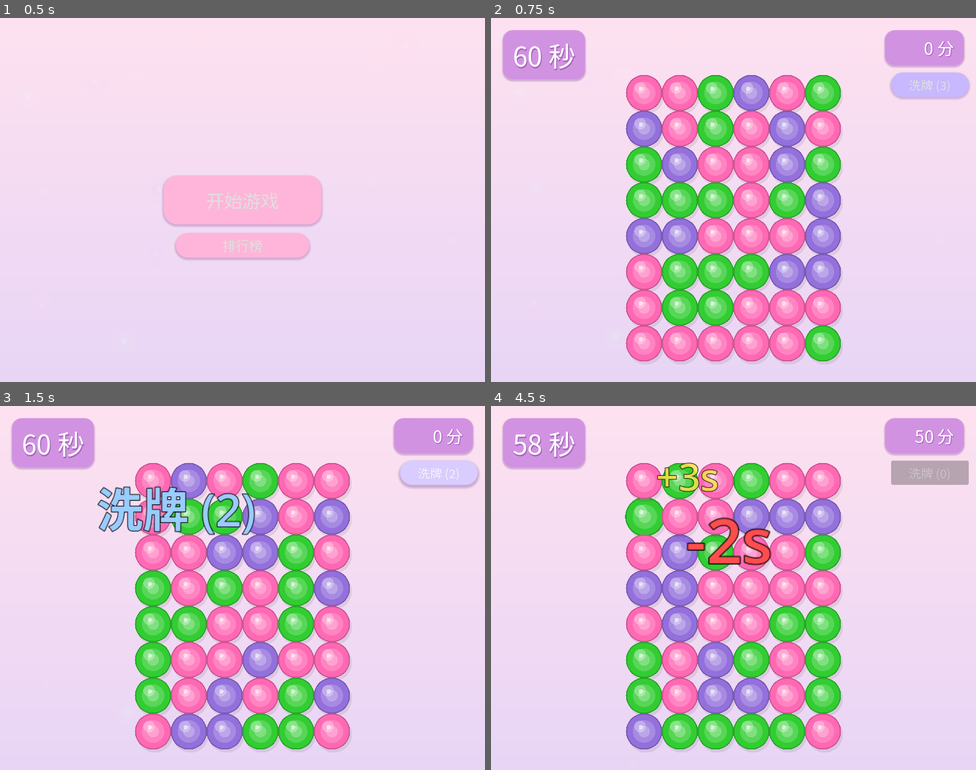
Above: before the commit, frames 1-4 (two rows, left to right).
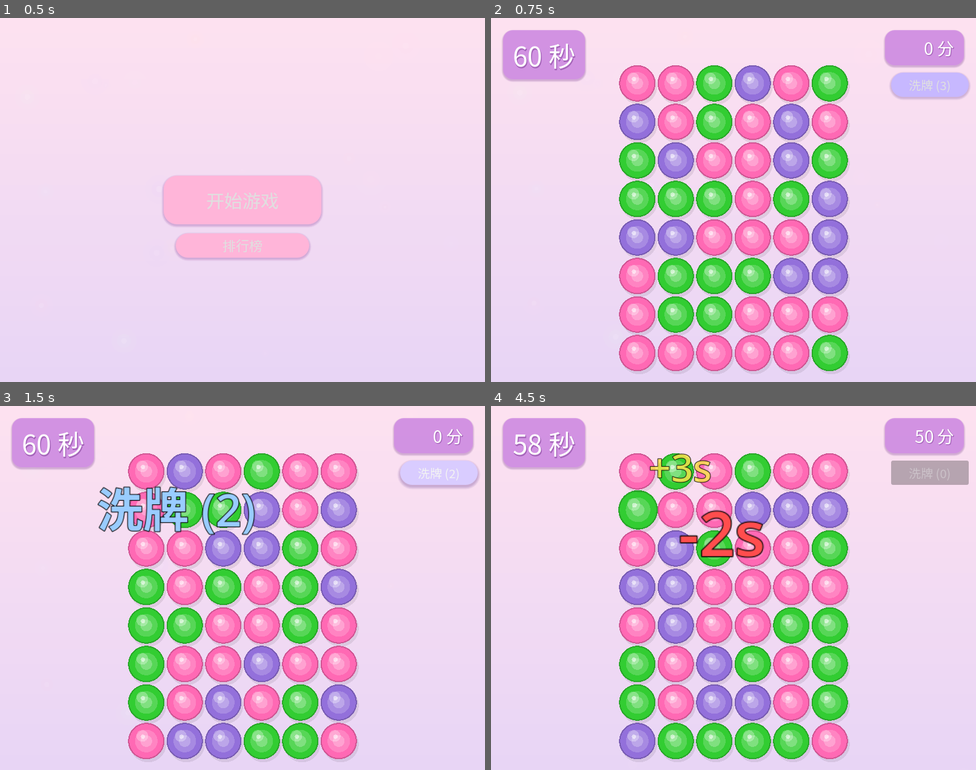
Above: after the commit, the same moments.

Repository: a812358816/bubble-match
Game: Godot game, scene res://main.tscn
Two runs of this game, one before a commit and one after it. Both use one fixed random seed, a clock stepped at 60 frames per second and the inputs below.
Inputs (mouse positions are in pixels of both pictures, inside the frame that each line leads up to):
- Up to frame 1 (0.5 s): no input
- Up to frame 2 (0.75 s): click "开始游戏" at 0.5 s
- Up to frame 3 (1.5 s): click "洗牌 (3)" at 1.25 s
- Up to frame 4 (4.5 s): click "洗牌 (2)" at 2 s; click "洗牌 (1)" at 2.75 s; move the mouse to (646, 482) at 3.52 s; click (646, 482) at 3.67 s; move the mouse to (646, 515) at 4.27 s; click (646, 515) at 4.42 s

Frame 1 is identical in both runs. In frame 2, 26% of the frame differs, in the area x 26-74%, y 13-97%; in frame 3, 25%; in frame 4, 27%.

Commit message:
修复：清理计时器/分数标签文字 + 球体增大 22%
- 时间标签 时间: → 90 秒（去掉无意义冒号）
- 分数标签 分数: → 0 分（统一格式）
- spacing 0.72→0.62（球更大更密）
- max_bubble 160→180
- 边距缩减 24→16，可用高度 +20px

Diff:
--- a/src/gameplay/bubble_match.gd
+++ b/src/gameplay/bubble_match.gd
@@ -9,13 +9,13 @@
 
 @export var grid_cols: int = 6
 @export var grid_rows: int = 8
-@export var max_bubble_size: float = 160.0
+@export var max_bubble_size: float = 180.0
 @export var min_bubble_size: float = 50.0
 @export var min_match: int = 3
-@export var offset_x: float = 24.0
-@export var offset_y: float = 24.0
+@export var offset_x: float = 16.0
+@export var offset_y: float = 16.0
 @export var round_seconds: float = 60.0
-@export var spacing_factor: float = 0.72
+@export var spacing_factor: float = 0.62
 
 var _actual_bubble_size: float = 80.0
 
@@ -50,7 +50,7 @@
 func _recalculate_bubble_size() -> void:
 	var screen := get_viewport().get_visible_rect().size
 	var usable_w = screen.x - offset_x * 2
-	var usable_h = screen.y - offset_y * 2 - 80.0
+	var usable_h = screen.y - offset_y * 2 - 60.0
 	var cell_w = usable_w / grid_cols
 	var cell_h = usable_h / grid_rows
 	# spacing_factor < 1 means bubbles overlap, so we can make them bigger
--- a/src/ui/game_ui.tscn
+++ b/src/ui/game_ui.tscn
@@ -91,7 +91,7 @@
 offset_top = 20.0
 offset_right = 150.0
 offset_bottom = 74.0
-text = "时间: 90"
+text = "90 秒"
 label_settings = SubResource("timer_label_settings")
 
 [node name="ScoreLabel" type="Label" parent="." unique_id=1039832863]
@@ -104,7 +104,7 @@
 offset_right = -20.0
 offset_bottom = 56.0
 grow_horizontal = 0
-text = "分数: 0"
+text = "0 分"
 label_settings = SubResource("label_settings")
 horizontal_alignment = 2
 
